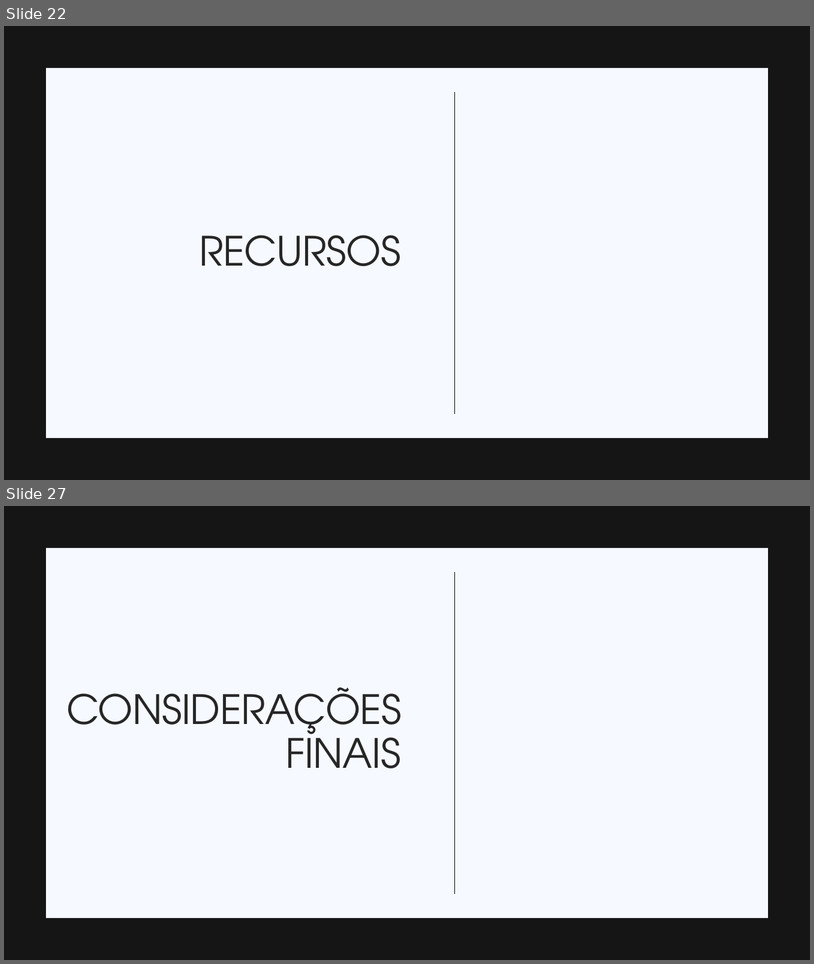
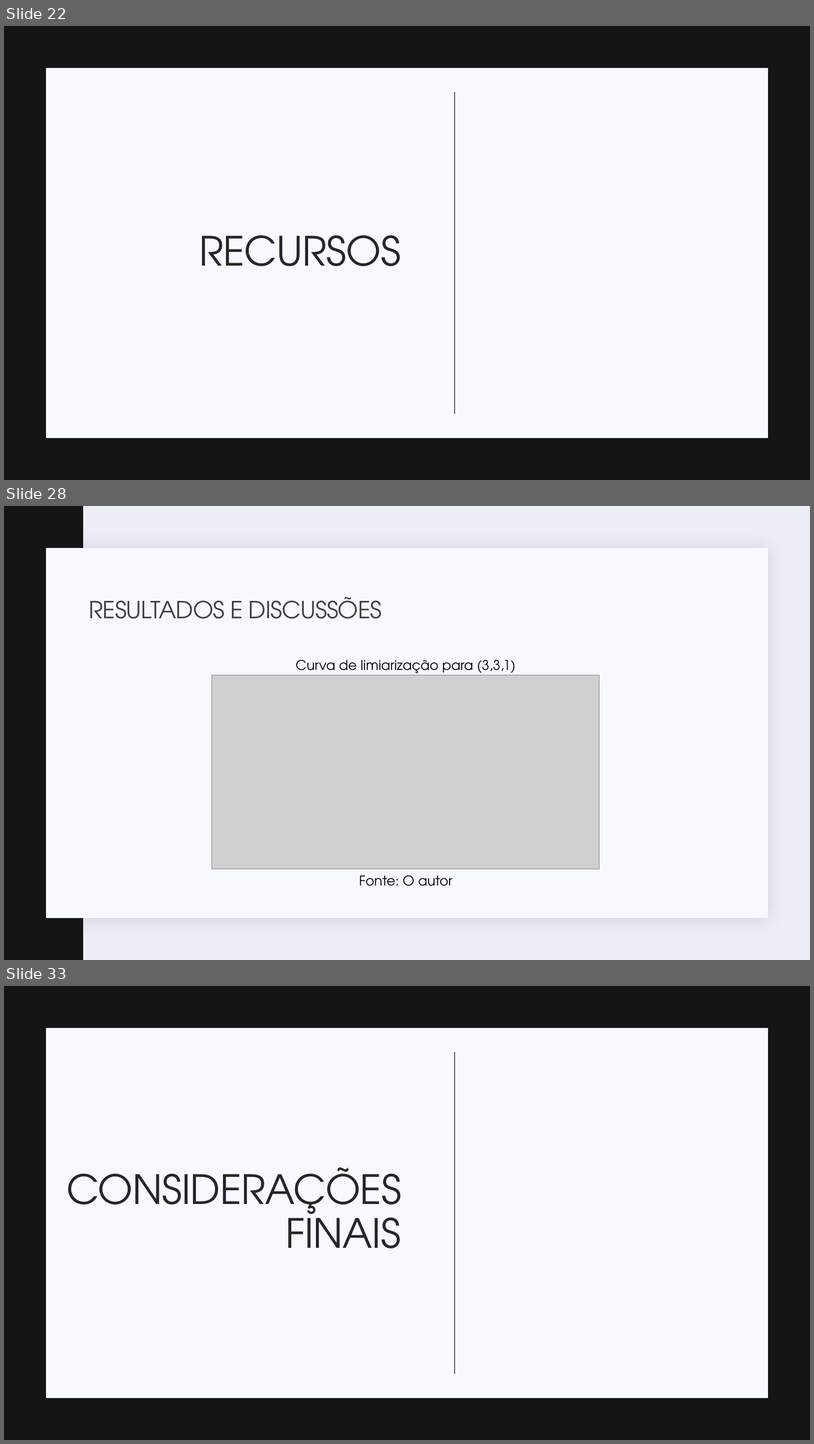
Before and after one commit to JoaoGNT/DDoS_Detection, a slide deck: Apresentação.pptx. Shown one above the other, each under a label of ours: slides 22 and 27 before the commit, slides 22, 28 and 33 after it; the slides between them are not shown. The pictures are 814x964 and 814x1444 pixels, drawn with LibreOffice and Linux fonts; fonts in the diff are those of the drawing; grey boxes stand for pictures. Boxes give left, top, right and bottom in pixels: in the first picture for what was removed or moved away, otherwise in the second. Text is boxed around its words. In the diff, an @@ line names an element or a change of style, - is before the commit and + after.

```diff
--- a/Apresentação.pptx
+++ b/Apresentação.pptx
@@ slide 28 added at (4,506,810,960), background #ECEEF7; not listed: 1 template element that a slide beside it also shows @@
@@ rectangle added at (4,506,83,960), fill #141514 @@
@@ title added at (89,597,382,619), 28 pt, text #404040 @@
+RESULTADOS E DISCUSSÕES
@@ text added at (296,660,516,676), 16 pt, text #000000 @@
+Curva de limiarização para (3,3,1)
@@ picture added at (212,675,600,870) @@
@@ text added at (359,875,453,886), 16 pt, text #000000 @@
+Fonte: O autor
@@ what was slide 27 is now slide 33 @@
```
Also in this commit, not shown: 6 slides changed, 10 other slides added, 2 slides removed, 6 other files.
